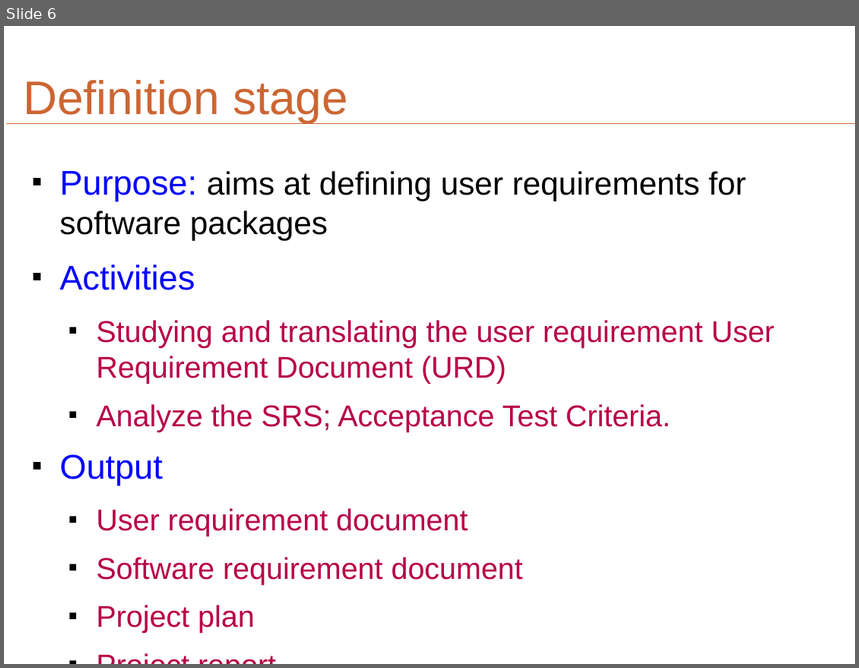
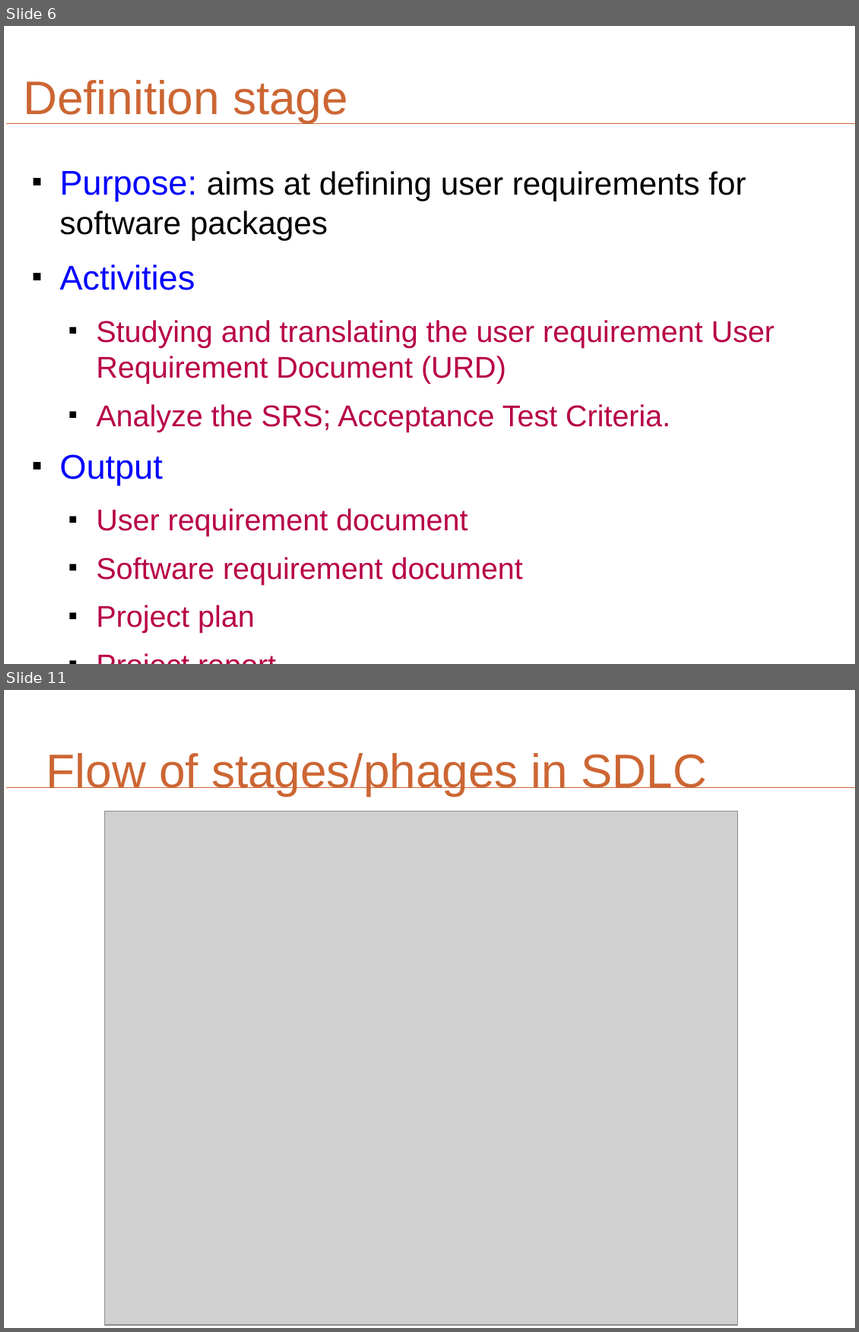
Before and after one commit to shindo59/open-ones, a slide deck: trunk/SDP/Wip/Document/Slide/SDP_SDLC.odp. Shown one above the other, each under a label of ours: slide 6 before the commit, slides 6 and 11 after it; the slides between them are not shown. The pictures are 859x668 and 859x1332 pixels, drawn with LibreOffice and Linux fonts; fonts in the diff are those of the drawing; grey boxes stand for pictures. Boxes give left, top, right and bottom in pixels: in the first picture for what was removed or moved away, otherwise in the second. Text is boxed around its words. In the diff, an @@ line names an element or a change of style, - is before the commit and + after.

```diff
--- a/trunk/SDP/Wip/Document/Slide/SDP_SDLC.odp
+++ b/trunk/SDP/Wip/Document/Slide/SDP_SDLC.odp
@@ slide 11 added at <box>4,690,855,1328</box>, background #FFFFFF; not listed: 1 template element that a slide beside it also shows @@
@@ title added at <box>47,753,707,796</box>, 44 pt, text #CC6633 @@
+Flow of stages/phages in SDLC
@@ picture added at <box>104,812,738,1325</box> @@
```
Also in this commit, not shown: 6 slides changed, 4 other slides added, 2 slides removed, 2 other files.
